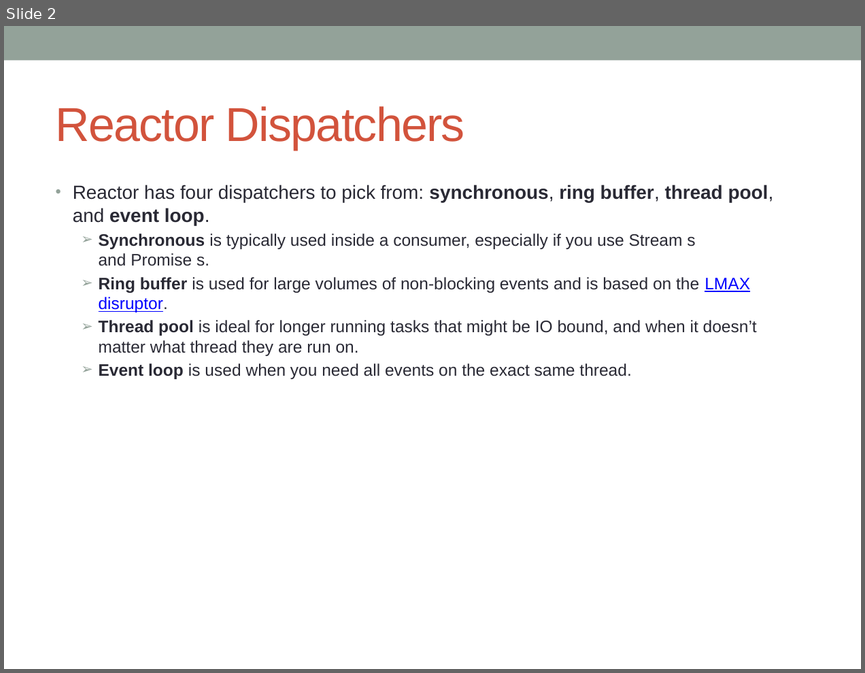
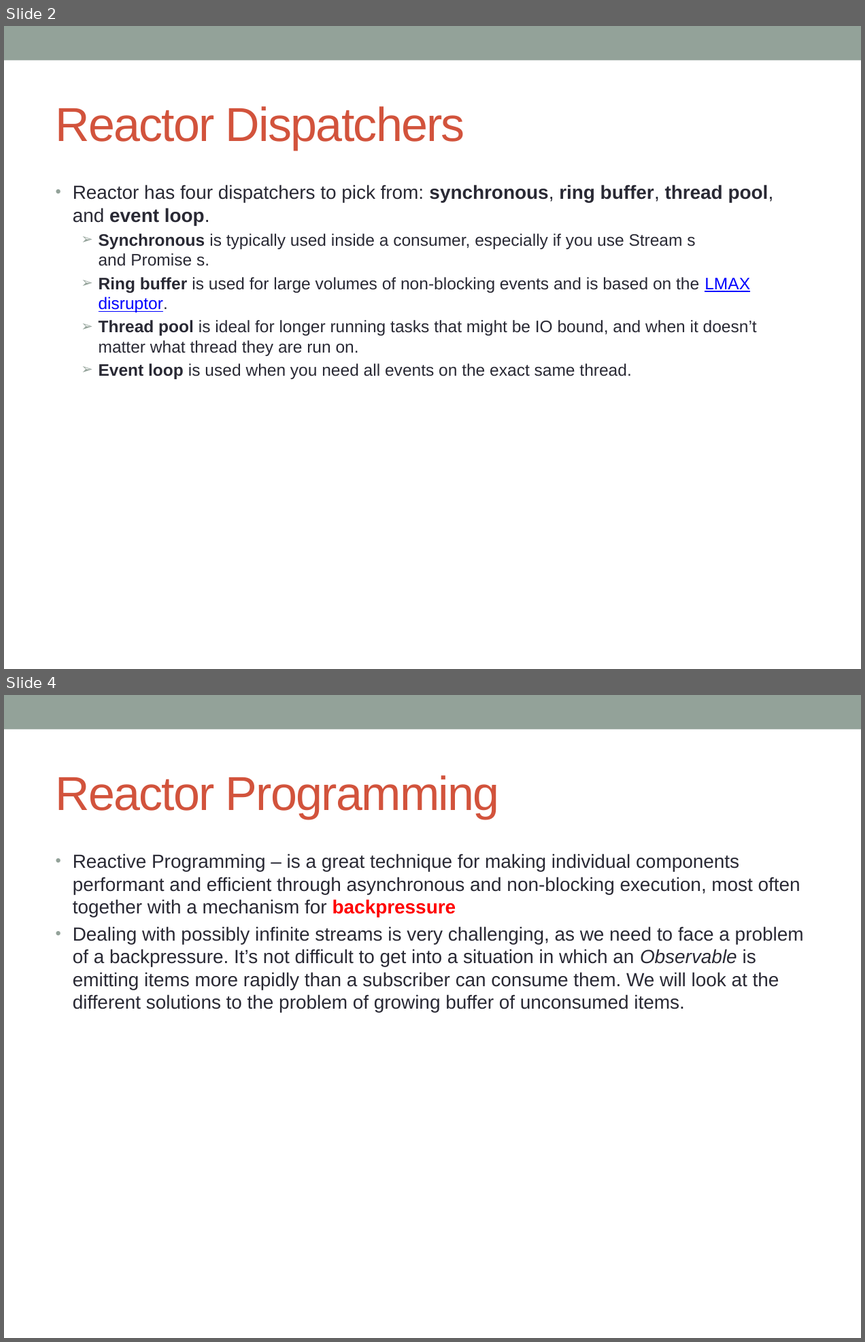
Before and after one commit to notionquest/ProjectDocumentation, a slide deck: Spring_Reactor.pptx. Shown one above the other, each under a label of ours: slide 2 before the commit, slides 2 and 4 after it; the slides between them are not shown. The pictures are 865x673 and 865x1342 pixels, drawn with LibreOffice and Linux fonts; fonts in the diff are those of the drawing. Boxes give left, top, right and bottom in pixels: in the first picture for what was removed or moved away, otherwise in the second. Text is boxed around its words. In the diff, an @@ line names an element or a change of style, - is before the commit and + after.

Commit message:
Spring reactive programming

```diff
--- a/Spring_Reactor.pptx
+++ b/Spring_Reactor.pptx
@@ slide 4 added at [4,695,861,1338], background #FFFFFF; not listed: 1 template element that a slide beside it also shows @@
@@ title added at [56,775,499,819], 40 pt, text #D2533C @@
+Reactor Programming
@@ text added at [73,853,804,1013], 16 pt, text #292934 @@
+• Reactive Programming – is a great technique for making individual components performant and efficient through asynchronous and non-blocking execution, most often together with a mechanism for backpressure
+• Dealing with possibly infinite streams is very challenging, as we need to face a problem of a backpressure. It’s not difficult to get into a situation in which an Observable is emitting items more rapidly than a subscriber can consume them. We will look at the different solutions to the problem of growing buffer of unconsumed items.
```
Also in this commit, not shown: 1 slide changed, 3 other slides added.
